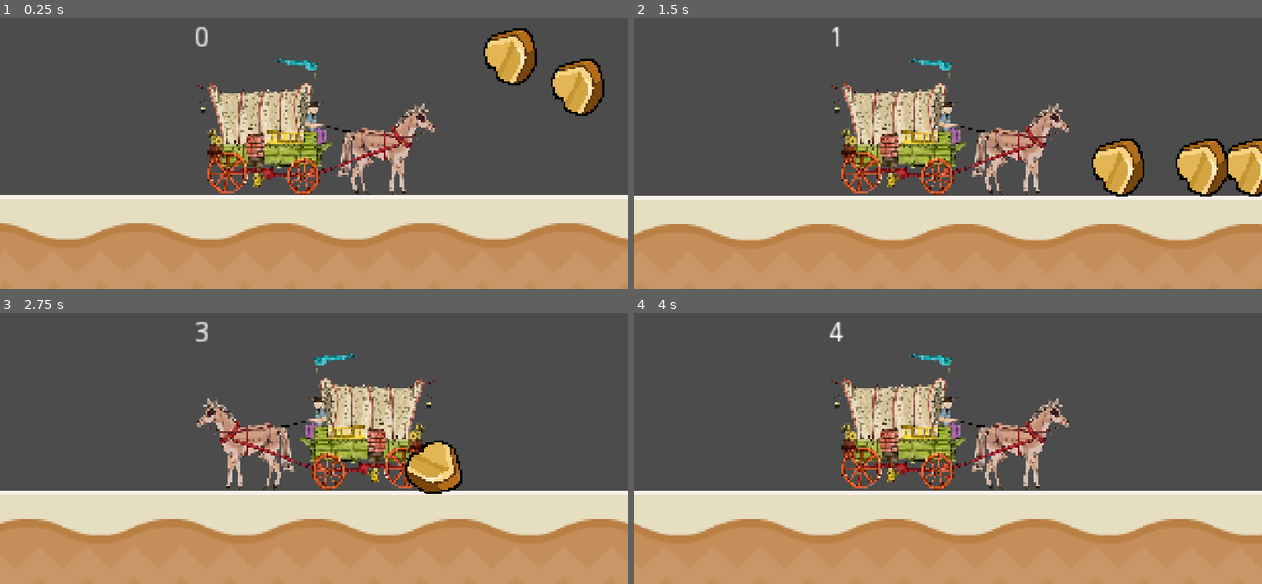
Above: before the commit, frames 1-4 (two rows, left to right).
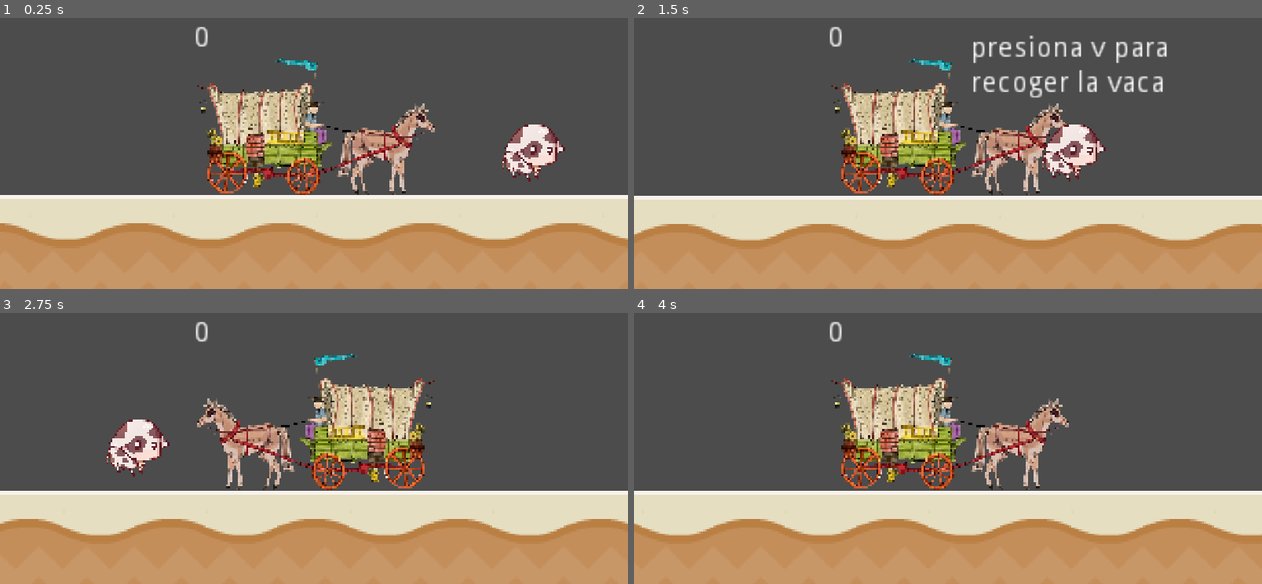
Above: after the commit, the same moments.

Repository: Asdaois/west-cow-builder
Game: Godot game, scene res://Main.tscn
Two runs of this game, one before a commit and one after it. Both use one fixed random seed, a clock stepped at 60 frames per second and the inputs below.
Inputs:
- Up to frame 1 (0.25 s): no input
- Up to frame 2 (1.5 s): hold Right (ui_right) from 0.53 s (still down)
- Up to frame 3 (2.75 s): release Right (ui_right) at 2.03 s; hold Left (ui_left) from 2.03 s (still down)
- Up to frame 4 (4 s): release Left (ui_left) at 2.78 s; hold Right (ui_right) from 2.78 s (still down)

The runs differ from the first frame. In frame 1, 4.1% of the frame differs, in the area x 77-97%, y 3-61%; in frame 2, 6.9%, in the area x 31-100%, y 3-66%; in frame 3, 2.8%; in frame 4, 0.1%.

Commit message:
Add cow
The player can see a message when he enters the cowzone and he can press the input key to see a result

Diff:
--- a/game/Main.tscn
+++ b/game/Main.tscn
@@ -2,7 +2,7 @@
 
 [ext_resource path="res://player/Player.tscn" type="PackedScene" id=1]
 [ext_resource path="res://test/test-floor-generator/FloorGenerator.tscn" type="PackedScene" id=2]
-[ext_resource path="res://nugget/Nugget.tscn" type="PackedScene" id=3]
+[ext_resource path="res://cow/Cow.tscn" type="PackedScene" id=3]
 
 [node name="Main" type="Node2D"]
 
@@ -18,14 +18,5 @@
 position = Vector2( 34.75, 130.75 )
 floor_length = 16
 
-[node name="StaticBody2D" parent="." instance=ExtResource( 3 )]
-position = Vector2( 305, 25 )
-
-[node name="StaticBody2D2" parent="." instance=ExtResource( 3 )]
-position = Vector2( 338, 40 )
-
-[node name="StaticBody2D3" parent="." instance=ExtResource( 3 )]
-position = Vector2( 403, 50 )
-
-[node name="StaticBody2D4" parent="." instance=ExtResource( 3 )]
-position = Vector2( 379, 11 )
+[node name="Cow" parent="." instance=ExtResource( 3 )]
+position = Vector2( 316, 75 )
--- /dev/null
+++ b/game/cow/Cow.gd
@@ -0,0 +1,41 @@
+# class_name
+extends KinematicBody2D
+
+# custom signals
+
+# enums - constant
+
+# exports variables
+
+# public - private variables
+var _pickable = false
+
+# on ready variables
+onready var label := $Label
+
+# built-in functions
+
+func _init() -> void:
+	pass
+
+func _input(event):
+	if(_pickable):
+		if Input.is_key_pressed(16777234):
+			print("brother")
+
+func _ready() -> void:
+	pass
+
+# public - private functions
+
+# signals handlers
+
+
+func _on_PlayerDetectionArea_area_entered(area):
+	if area.name == "PlayerArea":
+		label.text = "presiona v para \nrecoger la vaca"
+		_pickable = true
+
+func _on_PlayerDetectionArea_area_exited(area):
+	label.text = ""
+	_pickable = false
--- /dev/null
+++ b/game/cow/Cow.tscn
@@ -0,0 +1,45 @@
+[gd_scene load_steps=5 format=2]
+
+[ext_resource path="res://cow/sprites/vaca.png" type="Texture" id=1]
+[ext_resource path="res://cow/Cow.gd" type="Script" id=2]
+
+[sub_resource type="CapsuleShape2D" id=1]
+height = 10.0
+
+[sub_resource type="CircleShape2D" id=2]
+radius = 20.025
+
+[node name="Cow" type="KinematicBody2D"]
+collision_layer = 16
+collision_mask = 8
+script = ExtResource( 2 )
+__meta__ = {
+"_edit_group_": true
+}
+
+[node name="Sprite" type="Sprite" parent="."]
+texture = ExtResource( 1 )
+
+[node name="CollisionShape2D" type="CollisionShape2D" parent="."]
+position = Vector2( 0, 3 )
+rotation = 1.5708
+shape = SubResource( 1 )
+
+[node name="PlayerDetectionArea" type="Area2D" parent="."]
+collision_layer = 2
+collision_mask = 0
+
+[node name="CollisionShape2D" type="CollisionShape2D" parent="PlayerDetectionArea"]
+shape = SubResource( 2 )
+
+[node name="Label" type="Label" parent="."]
+margin_left = -50.0
+margin_top = -58.0
+margin_right = 50.0
+margin_bottom = -27.0
+__meta__ = {
+"_edit_use_anchors_": false
+}
+
+[connection signal="area_entered" from="PlayerDetectionArea" to="." method="_on_PlayerDetectionArea_area_entered"]
+[connection signal="area_exited" from="PlayerDetectionArea" to="." method="_on_PlayerDetectionArea_area_exited"]
--- a/game/player/Player.tscn
+++ b/game/player/Player.tscn
@@ -22,7 +22,7 @@
 "values": [ false ]
 }
 tracks/1/type = "value"
-tracks/1/path = NodePath("Area2D:position")
+tracks/1/path = NodePath("PlayerArea:position")
 tracks/1/interp = 1
 tracks/1/loop_wrap = true
 tracks/1/imported = false
@@ -51,7 +51,7 @@
 "values": [ true ]
 }
 tracks/1/type = "value"
-tracks/1/path = NodePath("Area2D:position")
+tracks/1/path = NodePath("PlayerArea:position")
 tracks/1/interp = 1
 tracks/1/loop_wrap = true
 tracks/1/imported = false
@@ -88,7 +88,7 @@
 anims/WalkLeft = SubResource( 2 )
 anims/WalkRight = SubResource( 3 )
 
-[node name="Area2D" type="Area2D" parent="."]
+[node name="PlayerArea" type="Area2D" parent="."]
 position = Vector2( 38, 24 )
 collision_layer = 0
 collision_mask = 2
@@ -96,7 +96,7 @@
 "_edit_group_": true
 }
 
-[node name="CollisionShape2D" type="CollisionShape2D" parent="Area2D"]
+[node name="CollisionShape2D" type="CollisionShape2D" parent="PlayerArea"]
 rotation = 1.5708
 shape = SubResource( 4 )
 
Binary file added: game/cow/sprites/vaca.png
